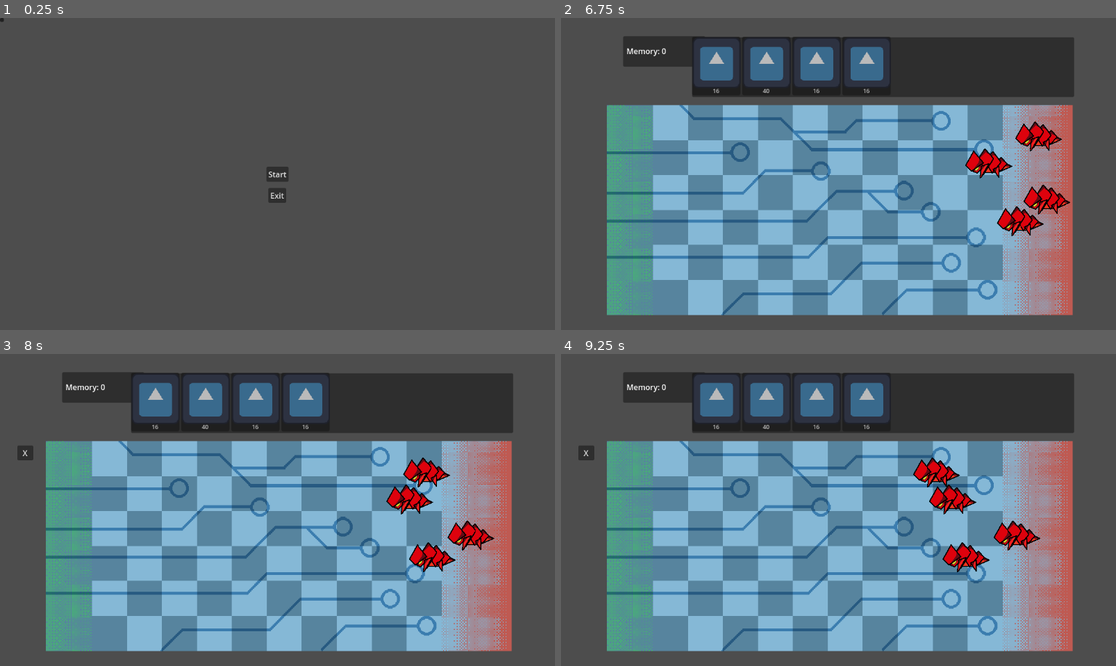
Above: before the commit, frames 1-4 (two rows, left to right).
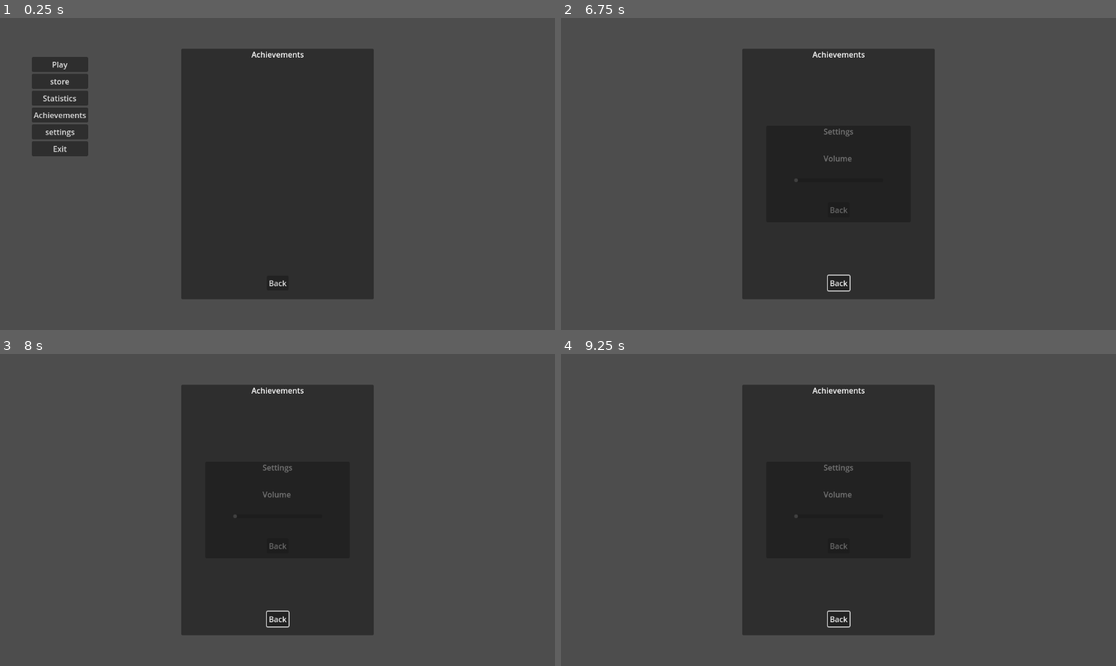
Above: after the commit, the same moments.

Repository: Okamymy/SapphireProtocol
Game: Godot game, scene res://scenes/MainMenu/MainMenul.tscn
The game is run twice, just before and just after one commit, with the same random seed, the same clock (stepped at 60 frames per second) and the same inputs. This scene is started directly instead of the project's main scene. The engine's default icon, where the game draws it, is replaced by a stand-in: a white triangle on a blue panel in a dark square. Video files are missing from this copy of the repository; at most half a second of black plays in their place.
Inputs (mouse positions are in pixels of both pictures, inside the frame that each line leads up to):
- Up to frame 1 (0.25 s): no input
- Up to frame 2 (6.75 s): click (622, 80) at 0.5 s, where only the run after the commit has a clickable "store"; click (561, 21) at 1.27 s; click (622, 99) at 2 s, where only the run after the commit has a clickable "Statistics"; click (561, 21) at 2.77 s; click (622, 114) at 3.5 s, where only the run after the commit has a clickable "Achievements"; click (622, 130) at 4.25 s, where only the run after the commit has a clickable "settings"; click (838, 208) at 5 s, where only the run after the commit has a clickable "Back"; click (838, 283) at 5.75 s, where only the run after the commit has a clickable "Back"; click (838, 174) at 6.5 s, where only the run before the commit has a clickable "Start"
- Up to frame 3 (8 s): move the mouse to (155, 400) at 7.27 s; click (155, 400) at 7.35 s
- Up to frame 4 (9.25 s): click (588, 453) at 8 s, where only the run before the commit has a clickable "X"; move the mouse to (766, 400) at 8.77 s; click (766, 400) at 8.85 s

The runs differ from the first frame. In frame 1, 30% of the frame differs, in the area x 0-68%, y 0-90%; in frame 2, 68%; in frame 3, 68%, in the area x 3-93%, y 6-96%; in frame 4, 68%.

Commit message:
fix main menu

Diff:
--- a/project.godot
+++ b/project.godot
@@ -12,7 +12,7 @@
 
 config/name="SapphireProtocol"
 run/main_scene="uid://dg108qhttrg41"
-config/features=PackedStringArray("4.4", "Mobile")
+config/features=PackedStringArray("4.4", "C#", "Mobile")
 config/icon="res://icon.svg"
 
 [autoload]
--- a/scenes/MainMenu/MainMenul.tscn
+++ b/scenes/MainMenu/MainMenul.tscn
@@ -1,7 +1,7 @@
 [gd_scene load_steps=3 format=3 uid="uid://bksuus7eul04h"]
 
 [ext_resource type="Script" uid="uid://7ynw50lwguhw" path="res://scenes/MainMenu/main_menul.gd" id="1_qd235"]
-[ext_resource type="VideoStream" uid="uid://clqw08a38wiho" path="res://material/MainMenu/background/01/01.ogv" id="2_qd235"]
+[ext_resource type="VideoStream" uid="uid://dyxpmwtrd7baw" path="res://material/MainMenu/background/01/test.ogv" id="2_qd235"]
 
 [node name="Control" type="Control"]
 layout_mode = 3
@@ -14,53 +14,176 @@
 
 [node name="VideoStreamPlayer" type="VideoStreamPlayer" parent="."]
 layout_mode = 0
-offset_right = 1920.0
-offset_bottom = 1080.0
+offset_right = 40.0
+offset_bottom = 40.0
 stream = ExtResource("2_qd235")
 autoplay = true
 loop = true
+buffering_msec = 10
 
-[node name="start" type="Button" parent="."]
+[node name="MenuMain" type="VBoxContainer" parent="."]
 layout_mode = 1
 anchors_preset = -1
-anchor_left = 0.48
-anchor_top = 0.476
-anchor_right = 0.52
-anchor_bottom = 0.524
-offset_left = 0.039978
-offset_top = 0.052002
-offset_right = -0.0400391
-offset_bottom = -0.0520325
+anchor_top = 0.152
+anchor_bottom = 0.416
+offset_left = 66.0
+offset_top = 0.00399017
+offset_right = 183.0
+offset_bottom = -0.0679932
+grow_vertical = 2
+
+[node name="play" type="Button" parent="MenuMain"]
+layout_mode = 2
+text = "Play"
+
+[node name="store" type="Button" parent="MenuMain"]
+layout_mode = 2
+text = "store"
+
+[node name="statistics" type="Button" parent="MenuMain"]
+layout_mode = 2
+text = "Statistics"
+
+[node name="Achievements" type="Button" parent="MenuMain"]
+layout_mode = 2
+text = "Achievements"
+
+[node name="settings" type="Button" parent="MenuMain"]
+layout_mode = 2
+text = "settings"
+
+[node name="exit" type="Button" parent="MenuMain"]
+layout_mode = 2
+text = "Exit"
+
+[node name="PanelSettings" type="Panel" parent="."]
+visible = false
+custom_minimum_size = Vector2(300, 200)
+layout_mode = 1
+anchors_preset = 8
+anchor_left = 0.5
+anchor_top = 0.5
+anchor_right = 0.5
+anchor_bottom = 0.5
+offset_left = -50.0
+offset_top = -50.0
+offset_right = 50.0
+offset_bottom = 50.0
 grow_horizontal = 2
 grow_vertical = 2
-text = "Start"
 
-[node name="exit" type="Button" parent="."]
+[node name="title" type="Label" parent="PanelSettings"]
+layout_mode = 1
+anchors_preset = 5
+anchor_left = 0.5
+anchor_right = 0.5
+offset_left = -31.0
+offset_right = 31.0
+offset_bottom = 23.0
+grow_horizontal = 2
+text = "Settings"
+
+[node name="volume" type="Label" parent="PanelSettings"]
 layout_mode = 1
 anchors_preset = -1
-anchor_left = 0.484
-anchor_top = 0.544
-anchor_right = 0.516
-anchor_bottom = 0.592
-offset_left = -0.0680542
-offset_top = -0.0120239
-offset_right = 0.0679932
-offset_bottom = -0.115997
+anchor_left = 0.5
+anchor_top = 0.251
+anchor_right = 0.5
+anchor_bottom = 0.251
+offset_left = -31.0
+offset_top = 5.8
+offset_right = 31.0
+offset_bottom = 28.8
+grow_horizontal = 2
+text = "Volume"
+
+[node name="BackSettings" type="Button" parent="PanelSettings"]
+layout_mode = 1
+anchors_preset = -1
+anchor_left = 0.5
+anchor_top = 0.95
+anchor_right = 0.5
+anchor_bottom = 0.95
+offset_left = -22.5
+offset_top = -31.0
+offset_right = 22.5
+offset_bottom = -1.52588e-05
+grow_horizontal = 2
+grow_vertical = 0
+text = "Back"
+
+[node name="HScrollBar" type="HScrollBar" parent="PanelSettings"]
+layout_mode = 1
+anchors_preset = -1
+anchor_left = 0.502
+anchor_top = 0.565
+anchor_right = 0.502
+anchor_bottom = 0.565
+offset_left = -92.6
+offset_top = -4.0
+offset_right = 92.4
+offset_bottom = 4.0
 grow_horizontal = 2
 grow_vertical = 2
-text = "Exit"
 
-[node name="options" type="Button" parent="."]
+[node name="PanelAchievements" type="Panel" parent="."]
+visible = false
+offset_right = 40.0
+offset_bottom = 40.0
+
+[node name="PanelStore" type="Panel" parent="."]
+visible = false
+offset_right = 40.0
+offset_bottom = 40.0
+
+[node name="PanelStatistics" type="Panel" parent="."]
+custom_minimum_size = Vector2(400, 520)
+layout_mode = 1
+anchors_preset = 8
+anchor_left = 0.5
+anchor_top = 0.5
+anchor_right = 0.5
+anchor_bottom = 0.5
+offset_left = -200.0
+offset_top = -260.0
+offset_right = 200.0
+offset_bottom = 260.0
+grow_horizontal = 2
+grow_vertical = 2
+
+[node name="Label" type="Label" parent="PanelStatistics"]
+layout_mode = 1
+anchors_preset = 5
+anchor_left = 0.5
+anchor_right = 0.5
+offset_left = -54.5
+offset_right = 54.5
+offset_bottom = 23.0
+grow_horizontal = 2
+text = "Achievements"
+
+[node name="BackStatistics" type="Button" parent="PanelStatistics"]
+layout_mode = 1
+anchors_preset = 7
+anchor_left = 0.5
+anchor_top = 1.0
+anchor_right = 0.5
+anchor_bottom = 1.0
+offset_left = -22.0
+offset_top = -49.0
+offset_right = 23.0
+offset_bottom = -18.0
+grow_horizontal = 2
+grow_vertical = 0
+text = "Back"
+
+[node name="PanelUser" type="Panel" parent="."]
+visible = false
 layout_mode = 0
-offset_right = 8.0
-offset_bottom = 8.0
+offset_right = 40.0
+offset_bottom = 40.0
 
-[node name="achievements" type="Button" parent="."]
-layout_mode = 0
-offset_right = 8.0
-offset_bottom = 8.0
-
-[connection signal="pressed" from="start" to="." method="_on_start_pressed"]
-[connection signal="pressed" from="exit" to="." method="_on_exit_pressed"]
-[connection signal="pressed" from="options" to="." method="_on_options_pressed"]
-[connection signal="pressed" from="achievements" to="." method="_on_achievements_pressed"]
+[connection signal="pressed" from="MenuMain/play" to="." method="_on_play_pressed"]
+[connection signal="pressed" from="MenuMain/settings" to="." method="_on_settings_pressed"]
+[connection signal="pressed" from="MenuMain/exit" to="." method="_on_exit_pressed"]
+[connection signal="button_up" from="PanelSettings/BackSettings" to="." method="_on_back_settings_button_up"]
--- a/scenes/MainMenu/main_menul.gd
+++ b/scenes/MainMenu/main_menul.gd
@@ -1,25 +1,26 @@
 extends Control
 
-@onready var start: Button = $start
-@onready var exit: Button = $exit
-@onready var options: Button = $options
-@onready var achievements: Button = $achievements
-
-var siguiente_escena = preload("res://scenes/TD/word01.tscn")
-
-func _on_start_pressed() -> void:
-	get_tree().change_scene_to_packed(siguiente_escena)
+@onready var panel_settings: Panel = $PanelSettings
+@onready var menu_main: VBoxContainer = $MenuMain
 
 
+var siguiente_escena = preload("res://scenes/TD/levels/word01.tscn")
+
+# Main menu
 func _on_exit_pressed() -> void:
 	get_tree().quit()
 
 
-func _on_options_pressed() -> void:
-	print('ola')
- # Replace with function body.
+func _on_play_pressed() -> void:
+	get_tree().change_scene_to_packed(siguiente_escena)
 
 
-func _on_achievements_pressed() -> void:
-	print('ola')
- # Replace with function body.
+func _on_settings_pressed() -> void:
+	menu_main.visible=false
+	panel_settings.visible=true
+
+
+# Settings
+func _on_back_settings_button_up() -> void:
+	menu_main.visible=true
+	panel_settings.visible=false
--- a/scenes/TD/word01.tscn
+++ b/scenes/TD/levels/word01.tscn
@@ -1,6 +1,6 @@
 [gd_scene load_steps=11 format=3 uid="uid://dg108qhttrg41"]
 
-[ext_resource type="Script" uid="uid://cxqct23kya5u4" path="res://scenes/TD/word_01.gd" id="1_mhdlx"]
+[ext_resource type="Script" uid="uid://cxqct23kya5u4" path="res://scenes/TD/levels/word_01.gd" id="1_mhdlx"]
 [ext_resource type="Texture2D" uid="uid://d2a7k4ypiddia" path="res://material/TD/sprites/MapCon01.png" id="2_i5jl0"]
 [ext_resource type="PackedScene" uid="uid://5gn83odk4b1t" path="res://material/TD/UI/hud.tscn" id="3_honol"]
 [ext_resource type="PackedScene" uid="uid://cvcuemhgetw8p" path="res://scenes/TD/cursorTower.tscn" id="5_i5jl0"]
--- a/scenes/TD/objects/shortRangeBullet.tscn
+++ b/scenes/TD/objects/shortRangeBullet.tscn
@@ -29,5 +29,4 @@
 [node name="Timer" type="Timer" parent="."]
 
 [connection signal="area_entered" from="." to="." method="_on_area_entered"]
-[connection signal="body_entered" from="." to="." method="_on_body_entered"]
 [connection signal="screen_exited" from="VisibleOnScreenNotifier2D" to="." method="_on_visible_on_screen_notifier_2d_screen_exited"]
--- /dev/null
+++ b/scenes/connector/new_script.gd
@@ -0,0 +1,37 @@
+extends Control
+
+@onready var http_request = $HTTPRequest
+
+func _ready():
+	http_request.request_completed.connect(_on_request_completed)
+
+	var consulta_sql = "SELECT * FROM jugador "
+
+	enviar_consulta(consulta_sql)
+
+func enviar_consulta(query_string: String):
+	var url = "http://localhost/sapphire.php"
+
+	var cuerpo = "query=" + query_string.uri_encode()
+
+	var headers = ["Content-Type: application/x-www-form-urlencoded"]
+
+	print("Enviando consulta: ", query_string)
+	var error = http_request.request(url, headers, HTTPClient.METHOD_POST, cuerpo)
+	if error != OK:
+		print("Error al iniciar la petición.")
+
+func _on_request_completed(result, response_code, headers, body):
+	var texto_respuesta = body.get_string_from_utf8()
+	var json = JSON.parse_string(texto_respuesta)
+
+	if not json:
+		print("Error al parsear el JSON: ", texto_respuesta)
+		return
+
+	if json.get("success"):
+		var datos = json.get("data", [])
+		print("Resultados de la consulta: ", datos)
+	else:
+		var mensaje = json.get("message", "Error desconocido.")
+		print("El servidor PHP devolvió un error: ", mensaje)
Not shown, removed: material/MainMenu/background/01/01.ogv.uid
Not shown, added: material/MainMenu/background/01/test.ogg.import
Not shown, added: material/MainMenu/background/01/test.ogv.uid
Renamed: scenes/TD/word_01.gd -> scenes/TD/levels/word_01.gd
Renamed: scenes/TD/word_01.gd.uid -> scenes/TD/levels/word_01.gd.uid
Not shown, added: scenes/connector/new_script.gd.uid
Not shown, added: SapphireProtocol.csproj
Not shown, added: SapphireProtocol.sln
Not shown, removed: material/MainMenu/background/01/01.ogv
Not shown, added: material/MainMenu/background/01/test.ogv
Not shown, added: scenes/MainMenu/MainMenul.tscn29426984.tmp
Not shown, added: scenes/MainMenu/MainMenul.tscn33510178.tmp
(and 7 more such lines)
